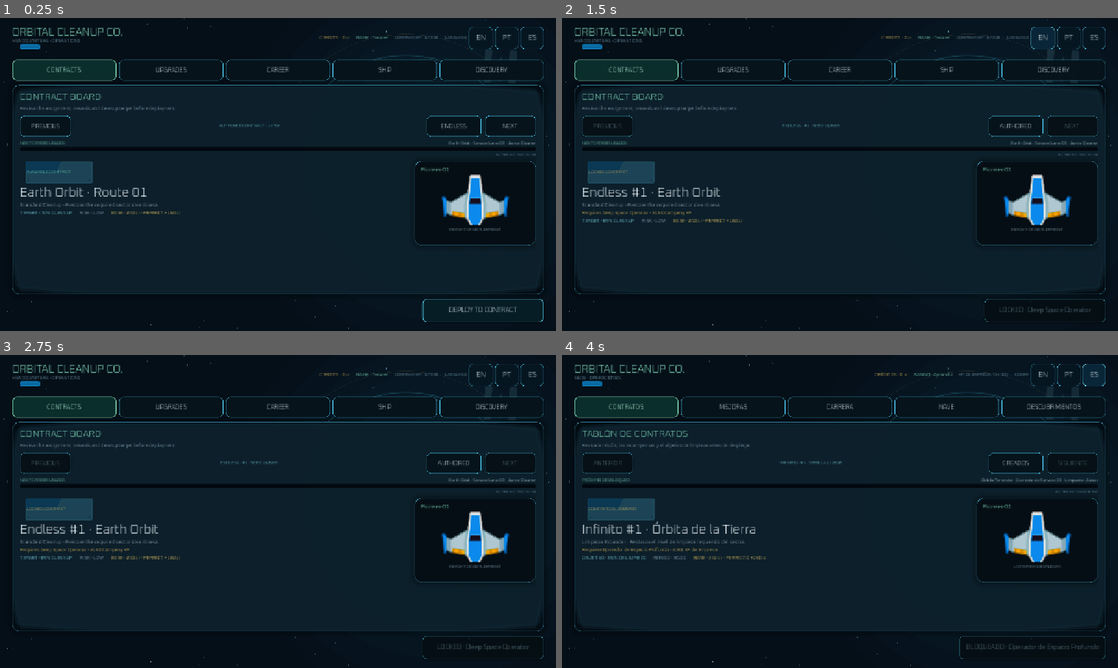
Above: before the commit, frames 1-4 (two rows, left to right).
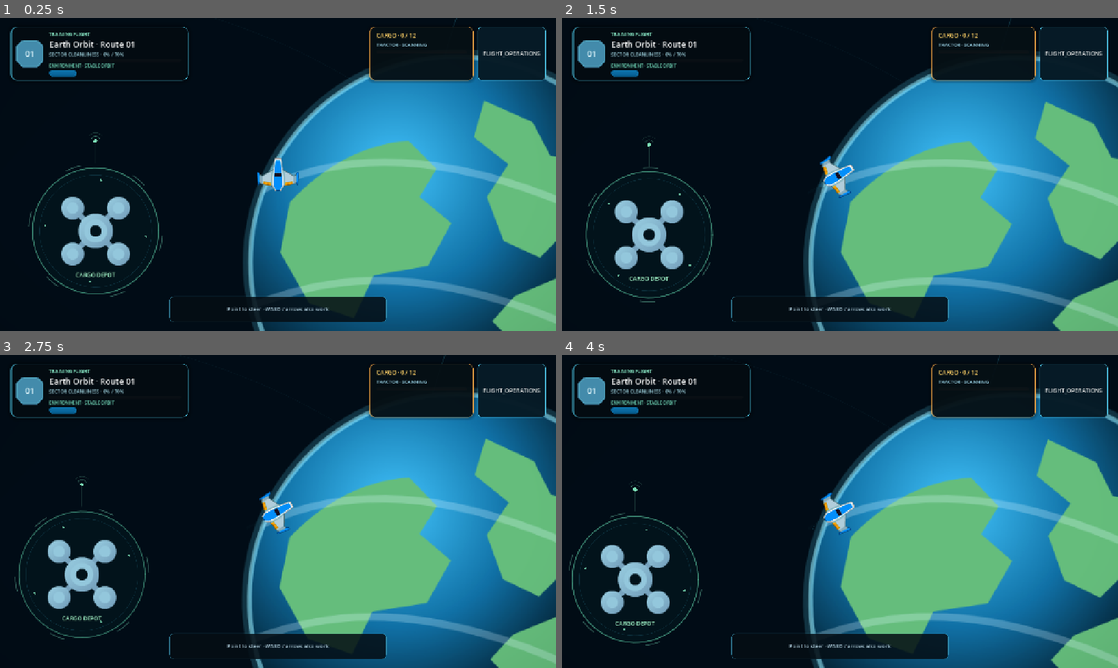
Above: after the commit, the same moments.

Repository: EwertonMendes/Orbital-Cleanup-Co.
Game: Godot game, scene res://src/core/app/app_root.tscn
The game is run twice, just before and just after one commit, with the same random seed, the same clock (stepped at 60 frames per second) and the same inputs.
Inputs (mouse positions are in pixels of both pictures, inside the frame that each line leads up to):
- Up to frame 1 (0.25 s): no input
- Up to frame 2 (1.5 s): click (1017, 127) at 0.5 s, where only the run before the commit has a clickable "ENDLESS"; click (1040, 36) at 1.25 s, where only the run before the commit has a clickable "EN"
- Up to frame 3 (2.75 s): click (511, 389) at 2 s, where only the run after the commit has a clickable "FLIGHT_OPERATIONS"
- Up to frame 4 (4 s): click (1067, 373) at 2.75 s, where only the run before the commit has a clickable "PT"; click (1095, 373) at 3.5 s, where only the run before the commit has a clickable "ES"

The runs differ from the first frame. In frame 1, 48% of the frame differs, in the area x 0-100%, y 0-100%; in frame 2, 48%; in frame 3, 48%; in frame 4, 49%.
Error after the commit: Cannot call method 'get_children' on a null value. (res://src/game/sector/sector_runtime.gd:82)

Commit message:
feat: boot directly into free flight

Diff:
--- a/src/core/app/app_root.gd
+++ b/src/core/app/app_root.gd
@@ -1,8 +1,10 @@
 extends Node
 class_name AppRoot
 
-const DEFAULT_SCREEN_PATH := "res://src/ui/screens/operations/operations_screen.tscn"
+const OPERATIONS_SCREEN_PATH := "res://src/ui/screens/operations/operations_screen.tscn"
 const FLIGHT_SCREEN_PATH := "res://src/ui/screens/flight/flight_screen.tscn"
+const DEFAULT_SCREEN_PATH := FLIGHT_SCREEN_PATH
+const HOME_SECTOR_ID := "earth_training_01"
 const DEBRIEF_SCREEN_PATH := "res://src/ui/screens/debrief/contract_debrief_screen.tscn"
 const SECTOR_PREVIEW_SCREEN_PATH := "res://src/debug/sector_preview/sector_preview.tscn"
 
@@ -41,6 +43,8 @@
 
 func _resolve_startup_route() -> Dictionary:
 	var context := _service_context()
+	context["sector_id"] = HOME_SECTOR_ID
+	context["free_roam"] = true
 	if not platform_service.is_debug_provider():
 		return {"screen_path": DEFAULT_SCREEN_PATH, "context": context}
 
@@ -50,6 +54,8 @@
 	var requested_sector := platform_service.get_query_parameter("sector")
 	var landmark_focus := platform_service.get_query_parameter("landmark_focus")
 	var depot_nav_preview := platform_service.get_query_parameter("depot_nav").to_lower()
+	var operations_preview := platform_service.get_query_parameter("operations").to_lower()
+	var arrival_preview := platform_service.get_query_parameter("arrival_warp").to_lower()
 	var endless_text := platform_service.get_query_parameter("endless")
 	var seed_text := platform_service.get_query_parameter("seed")
 
@@ -104,6 +110,9 @@
 			"biome_display_name_key": "BIOME_EARTH_ORBIT",
 		}
 		context["debrief_return_screen_path"] = DEFAULT_SCREEN_PATH
+		context["free_roam"] = true
+		context["arrival_warp"] = true
+		context["travel_direction"] = -1
 		print("[QA] DEEP_LINK debrief=%s" % debrief)
 		return {"screen_path": DEBRIEF_SCREEN_PATH, "context": context}
 
@@ -119,22 +128,28 @@
 	if not hq_sector.is_empty():
 		if registry.has_sector(hq_sector):
 			context["debug_hq_sector_id"] = hq_sector
+			context.erase("free_roam")
+			context.erase("sector_id")
 			print("[QA] DEEP_LINK hq_sector=%s" % hq_sector)
-			return {"screen_path": DEFAULT_SCREEN_PATH, "context": context}
+			return {"screen_path": OPERATIONS_SCREEN_PATH, "context": context}
 		push_warning("Unknown ?hq_sector= deep link: %s" % hq_sector)
 
 	if not requested_sector.is_empty():
 		if registry.has_sector(requested_sector):
+			context.erase("free_roam")
 			context["sector_id"] = requested_sector
 			if not landmark_focus.is_empty():
 				context["debug_landmark_focus"] = landmark_focus
 			if depot_nav_preview in ["1", "true", "yes"]:
 				context["debug_ship_offset"] = Vector2(1850.0, 980.0)
+			if arrival_preview in ["1", "true", "yes"]:
+				context["arrival_warp"] = true
 			print("[QA] DEEP_LINK sector=%s" % requested_sector)
 			return {"screen_path": FLIGHT_SCREEN_PATH, "context": context}
 		push_warning("Unknown ?sector= deep link: %s" % requested_sector)
 
 	if endless_text.is_valid_int():
+		context.erase("free_roam")
 		var contract_number := maxi(1, int(endless_text))
 		var endless := EndlessContractGenerator.new()
 		endless.configure(registry)
@@ -148,6 +163,9 @@
 		print("[QA] DEEP_LINK endless=%d seed=%d" % [contract_number, int(sector_definition["seed"])])
 		return {"screen_path": FLIGHT_SCREEN_PATH, "context": context}
 
+	if operations_preview in ["1", "true", "yes"]:
+		context["open_operations"] = true
+	print("[QA] FREE_FLIGHT sector=%s operations=%s" % [HOME_SECTOR_ID, str(context.get("open_operations", false))])
 	return {"screen_path": DEFAULT_SCREEN_PATH, "context": context}
 
 func _service_context() -> Dictionary:
